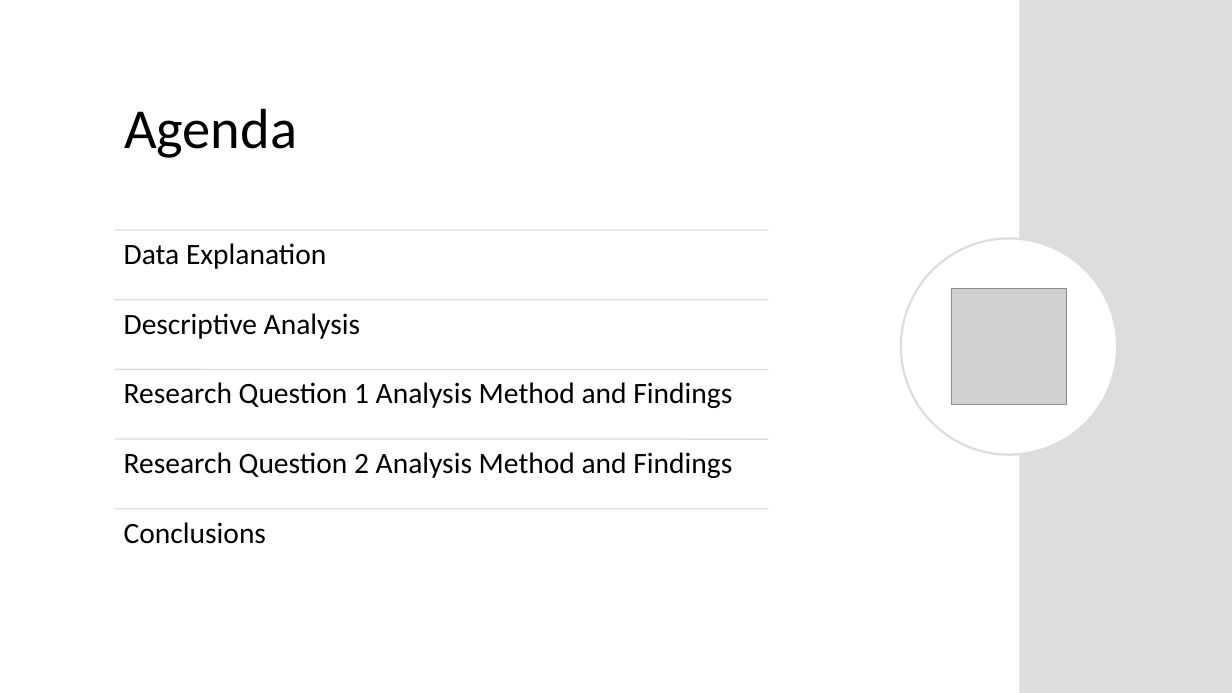
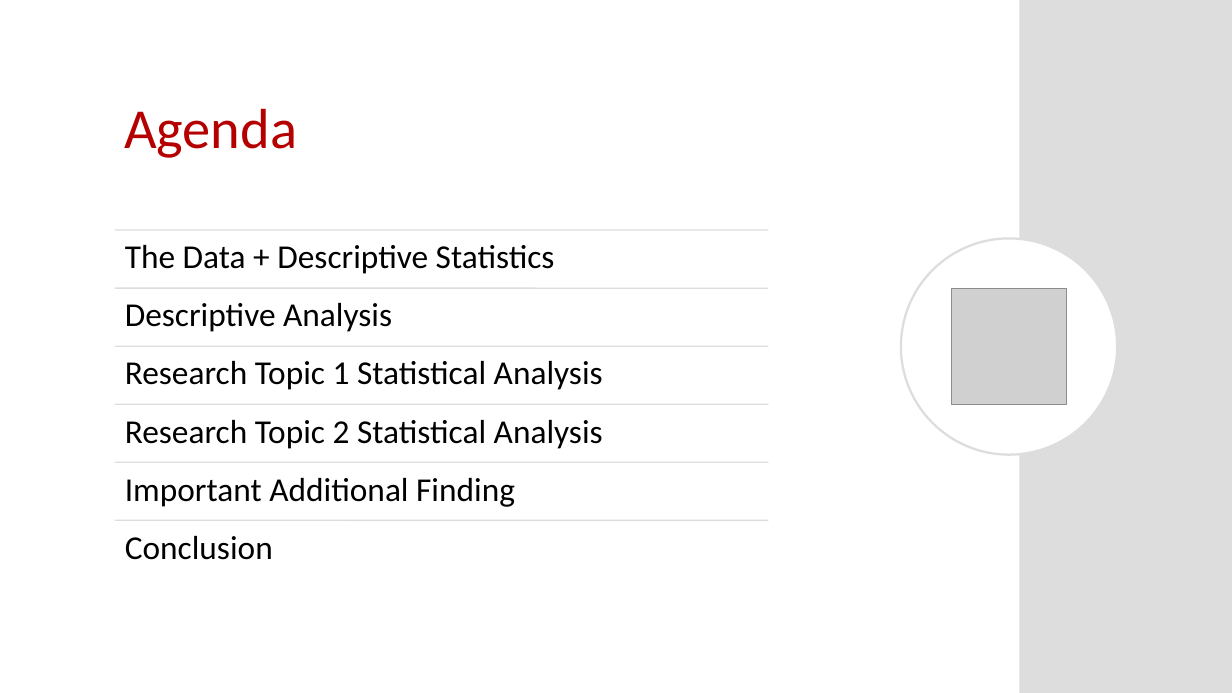
Before and after one commit to josh97ellis/omaha-girls-rock-analysis, a slide deck: slide 2 of deliverables/milestone_2/Final Presentation.pptx. Drawn at 1232x693 pixels with LibreOffice and Linux fonts; fonts in the diff are those of the drawing; grey boxes stand for pictures. Boxes give left, top, right and bottom in pixels: in the first picture for what was removed or moved away, otherwise in the second. Text is boxed around its words. In the diff, an @@ line names an element or a change of style, - is before the commit and + after.

```diff
--- a/deliverables/milestone_2/Final Presentation.pptx
+++ b/deliverables/milestone_2/Final Presentation.pptx
@@ title "Agenda" at [124, 108, 297, 158]: text colour #000000 to #B40000 @@
@@ text at [125, 245, 555, 274]: text changed; size 23 to 26 pt @@
-Data Explanation
+The Data + Descriptive Statistics
@@ text "Descriptive Analysis": place and size @@
-text "Descriptive Analysis" at [124, 313, 360, 339]
+text "Descriptive Analysis" at [125, 303, 392, 332]
@@ text "Descriptive Analysis" at [125, 303, 392, 332]: size 23 to 26 pt; more space between paragraphs @@
@@ line moved from (115, 299) - (769, 299) to (115, 288) - (769, 288) @@
@@ line moved from (115, 370) - (769, 370) to (115, 347) - (769, 347) @@
@@ text at [125, 361, 603, 390]: text changed; size 23 to 26 pt @@
-Research Question 1 Analysis Method and Findings
+Research Topic 1 Statistical Analysis
@@ line added from (115, 404) to (769, 404), #DDDDDD 1 pt @@
@@ text at [125, 420, 603, 449]: text changed; size 23 to 26 pt @@
-Research Question 2 Analysis Method and Findings
+Research Topic 2 Statistical Analysis
@@ line moved from (115, 439) - (769, 439) to (115, 462) - (769, 462) @@
@@ text added at [125, 478, 515, 507], 26 pt, text #000000 @@
+Important Additional Finding
@@ line moved from (115, 509) - (769, 509) to (115, 520) - (769, 520) @@
@@ text removed at [124, 522, 266, 544] @@
-Conclusions
@@ text added at [125, 536, 273, 560], 26 pt, text #000000 @@
+Conclusion
```
Also in this commit, not shown: 8 other slides changed, 13 slides added, 6 slides removed, 13 other files.
